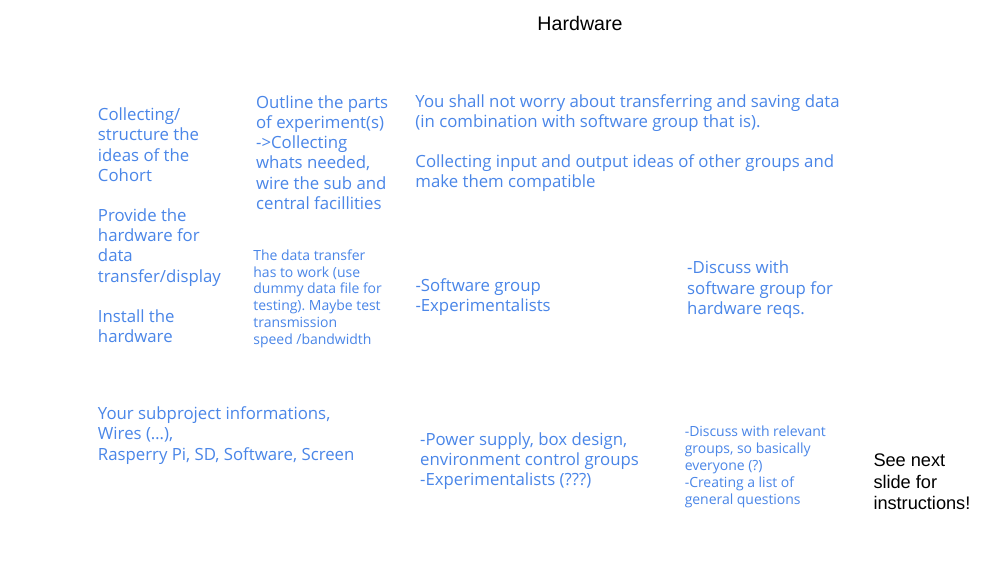
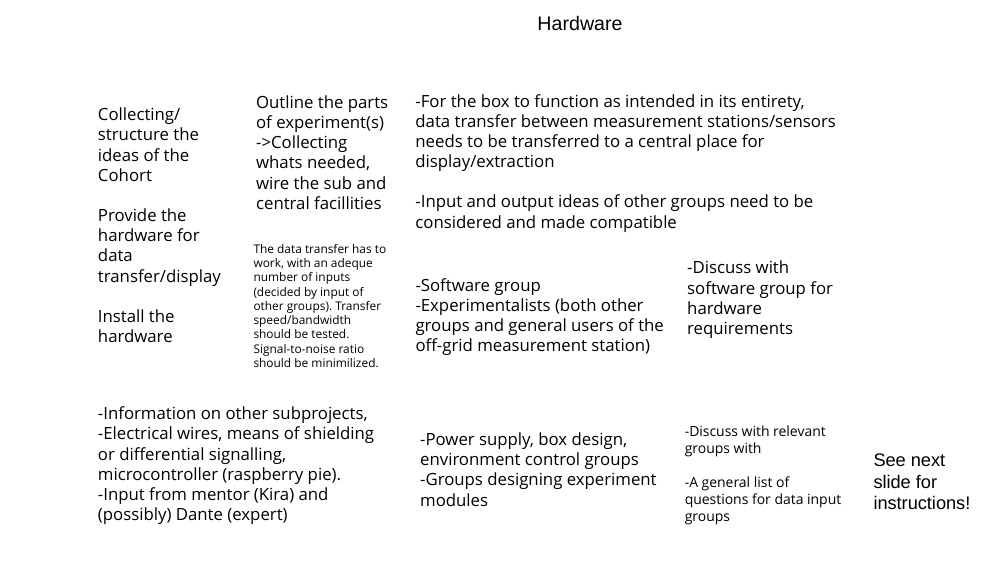
Before and after one commit to jessebuckmann/sample_preparation_module, a slide deck: slide 1 of projects/Hardware_Johanna_Floris_Frank/project_canvas.pptx. Drawn at 1008x567 pixels with LibreOffice and Linux fonts; fonts in the diff are those of the drawing; background and template pictures are left out. Boxes give left, top, right and bottom in pixels: in the first picture for what was removed or moved away, otherwise in the second. Text is boxed around its words. In the diff, an @@ line names an element or a change of style, - is before the commit and + after.

```diff
--- a/projects/Hardware_Johanna_Floris_Frank/project_canvas.pptx
+++ b/projects/Hardware_Johanna_Floris_Frank/project_canvas.pptx
@@ text "Outline the parts of experiment(s)" at <box>256,95,388,209</box>: text colour #4A86E8 to #000000 @@
@@ text "Collecting/structure the ideas of the ..." at <box>98,107,221,342</box>: text colour #4A86E8 to #000000 @@
@@ text at <box>415,94,836,211</box>: text changed; text colour #4A86E8 to #000000 @@
-You shall not worry about transferring and saving data (in combination with software group that is).
-Collecting input and output ideas of other groups and make them compatible
+-For the box to function as intended in its entirety, data transfer between measurement stations/sensors needs to be transferred to a central place for display/extraction
+-Input and output ideas of other groups need to be considered and made compatible
@@ text at <box>254,244,386,367</box>: text changed; size 10 to 8.5 pt; text colour #4A86E8 to #000000 @@
-The data transfer has to work (use dummy data file for testing). Maybe test transmission speed /bandwidth
+The data transfer has to work, with an adeque number of inputs (decided by input of other groups). Transfer speed/bandwidth should be tested. Signal-to-noise ratio should be minimilized.
@@ text at <box>687,260,833,338</box>: text changed; text colour #4A86E8 to #000000 @@
--Discuss with software group for hardware reqs.
+-Discuss with software group for hardware requirements
@@ text at <box>416,298,664,355</box>: text changed; text colour #4A86E8 to #000000 @@
--Experimentalists
+-Experimentalists (both other groups and general users of the off-grid measurement station)
@@ text at <box>416,278,540,295</box>: text colour #4A86E8 to #000000 in "-Software group" @@
@@ text at <box>98,406,374,524</box>: text changed; text colour #4A86E8 to #000000 @@
-Your subproject informations,
-Wires (…),
-Rasperry Pi, SD, Software, Screen
+-Information on other subprojects,
+-Electrical wires, means of shielding or differential signalling, microcontroller (raspberry pie).
+-Input from mentor (Kira) and (possibly) Dante (expert)
@@ text at <box>420,432,639,469</box>: text colour #4A86E8 to #000000 in "-Power supply, box design, environment control groups" @@
@@ text at <box>685,425,841,508</box>: text changed; text colour #4A86E8 to #000000 @@
--Discuss with relevant groups, so basically everyone (?)
--Creating a list of general questions
+-Discuss with relevant groups with
+-A general list of questions for data input groups
@@ text at <box>420,472,657,506</box>: text changed; text colour #4A86E8 to #000000 @@
--Experimentalists (???)
+-Groups designing experiment modules
```
